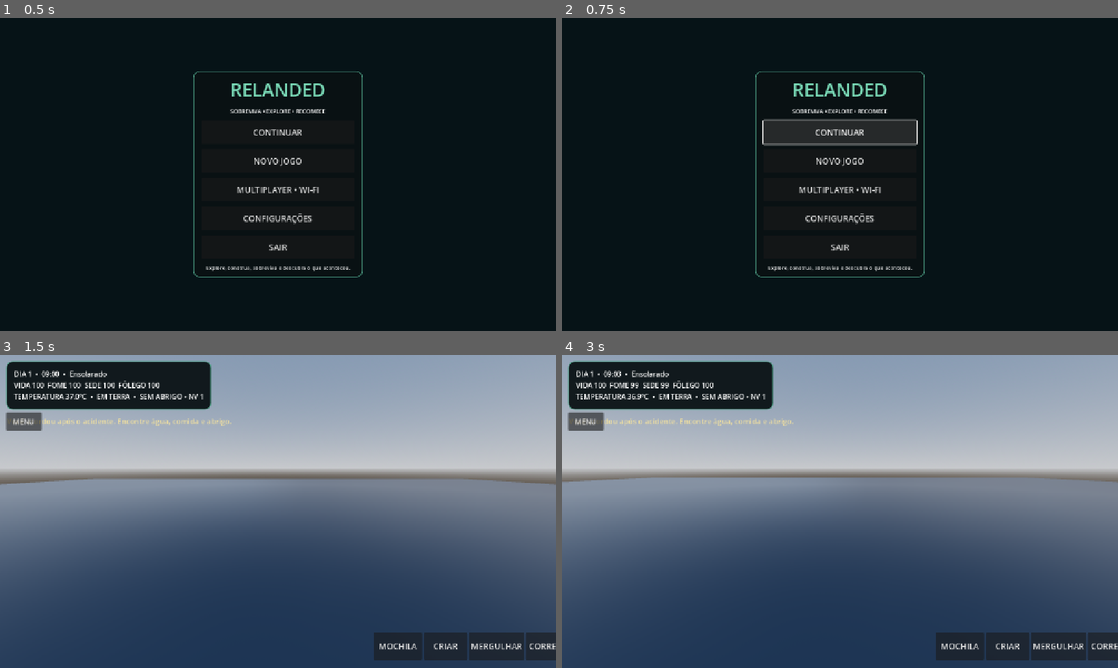
Above: before the commit, frames 1-4 (two rows, left to right).
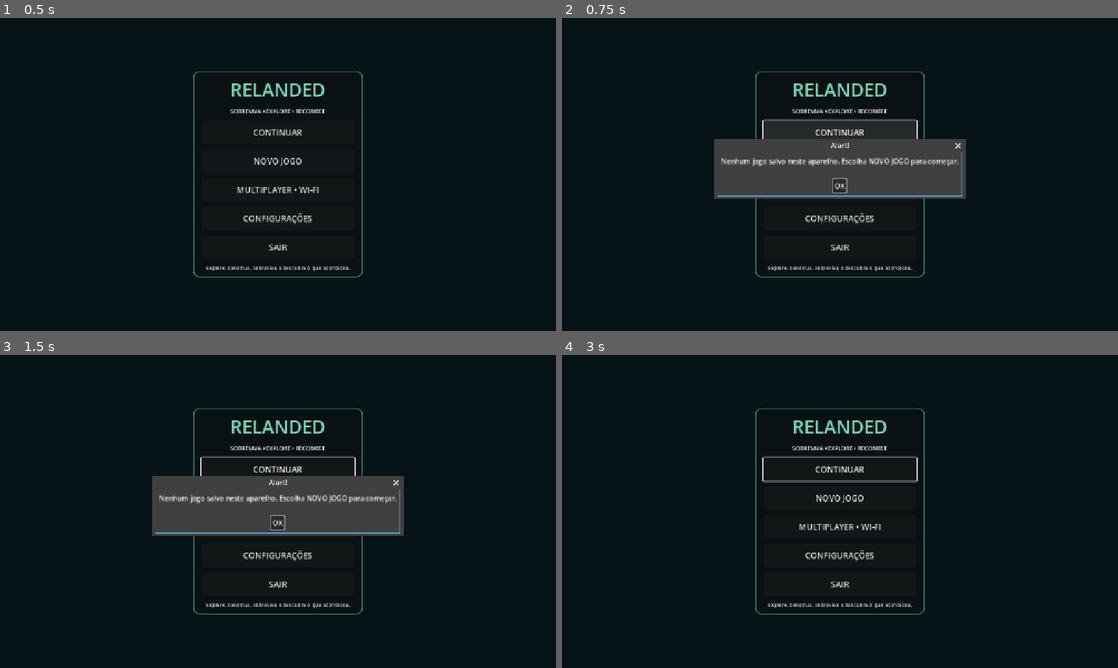
Above: after the commit, the same moments.

Repository: brawlstarsarthurgg415-byte/relanded
Game: Godot game, scene res://scenes/main.tscn
The game is run twice, just before and just after one commit, with the same random seed, the same clock (stepped at 60 frames per second) and the same inputs.
Inputs (mouse positions are in pixels of both pictures, inside the frame that each line leads up to):
- Up to frame 1 (0.5 s): no input
- Up to frame 2 (0.75 s): click "CONTINUAR" at 0.5 s
- Up to frame 3 (1.5 s): click "NOVO JOGO" at 1.25 s
- Up to frame 4 (3 s): click (840, 498) at 2 s, where only the run after the commit has a clickable "NOVO JOGO"; click (840, 524) at 2.75 s, where only the run after the commit has a clickable "OK"

Frame 1 is identical in both runs. In frame 2, 8.4% of the frame differs, in the area x 27-73%, y 38-58%; in frame 3, 95%; in frame 4, 95%, in the area x 0-100%, y 0-100%.

Commit message:
Show a clear message when Continue has no local save

Diff:
--- a/godot/scripts/main.gd
+++ b/godot/scripts/main.gd
@@ -860,7 +860,10 @@
 
 func _continue_game() -> void:
 	if not FileAccess.file_exists("user://relanded_save.json"):
-		_show_message("Nenhum jogo salvo. Escolha NOVO JOGO.")
+		var dialog := AcceptDialog.new()
+		dialog.dialog_text = "Nenhum jogo salvo neste aparelho. Escolha NOVO JOGO para começar."
+		add_child(dialog)
+		dialog.popup_centered()
 		return
 	_load_game()
 	_clear_ui()
